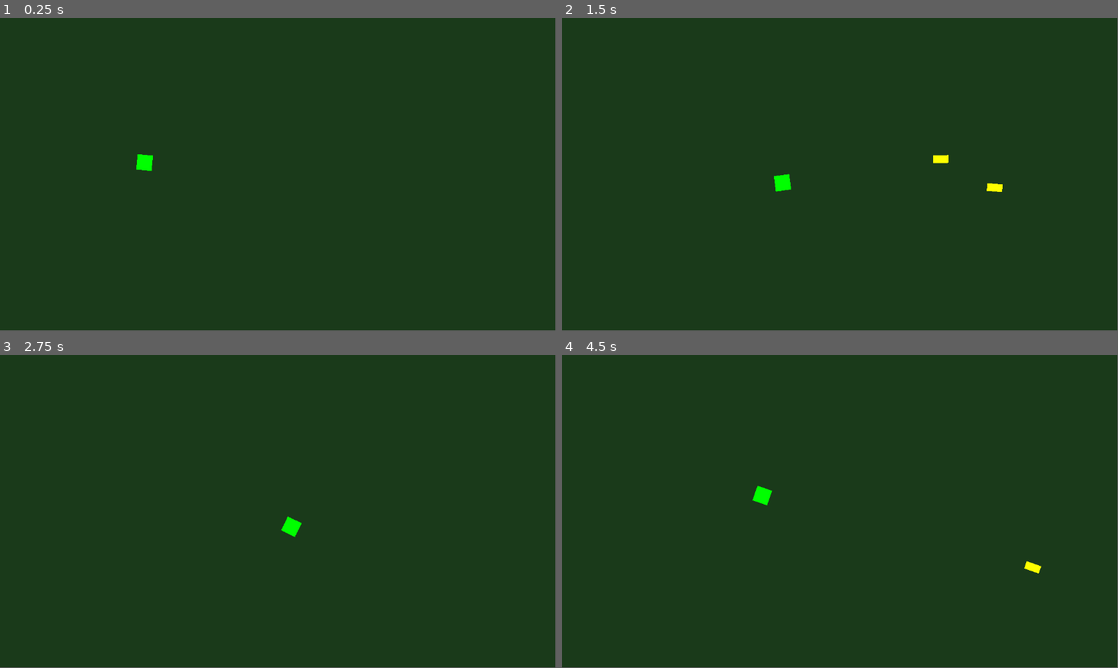
Above: before the commit, frames 1-4 (two rows, left to right).
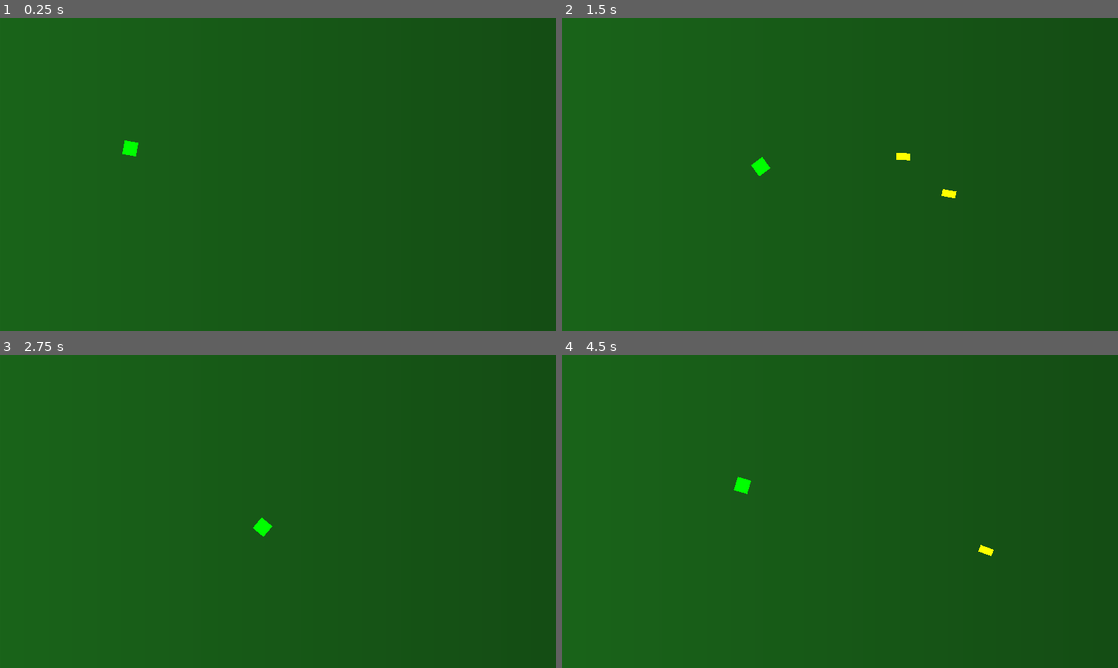
Above: after the commit, the same moments.

Repository: MKBSP/Zombie-game
Game: Godot game, scene res://scenes/world/world.tscn
Same seed, same stepped clock (60 frames per second), same inputs: the game is played once before the commit and once after it.
Inputs (mouse positions are in pixels of both pictures, inside the frame that each line leads up to):
- Up to frame 1 (0.25 s): no input
- Up to frame 2 (1.5 s): tap Enter (ui_accept) at 0.5, 0.77 s; move the mouse to (962, 158) at 0.52 s; hold D (move_right) 0.53-1.28 s; click (962, 158) at 0.67 s; move the mouse to (728, 190) at 1.27 s; hold S (move_down) from 1.28 s (still down)
- Up to frame 3 (2.75 s): tap Enter (ui_accept) at 1.52 s; move the mouse to (333, 442) at 2.02 s; release S (move_down) at 2.03 s; hold D (move_right) from 2.03 s (still down)
- Up to frame 4 (4.5 s): move the mouse to (812, 574) at 2.77 s; release D (move_right) at 2.78 s; hold W (move_up) 2.78-3.53 s; click (812, 574) at 2.92 s; tap Enter (ui_accept) at 3.02, 3.77 s; move the mouse to (1006, 558) at 3.52 s; hold A (move_left) from 3.53 s (still down); move the mouse to (673, 464) at 4.27 s
In our replay, the window is 799x449 before the commit and 800x450 after it. These sizes can differ from the game's own. Grey fills any space a smaller window leaves; there, only what the larger window draws over its background counts as a difference.

The runs differ from the first frame. In frame 1, 74% of the frame differs, in the area x 0-74%, y 0-100%; in frame 2, 74%; in frame 3, 74%; in frame 4, 74%, in the area x 0-87%, y 0-100%.

Commit message:
fixed some issues with the map

Diff:
--- a/project.godot
+++ b/project.godot
@@ -14,6 +14,14 @@
 run/main_scene="res://scenes/world/world.tscn"
 config/features=PackedStringArray("4.3", "GL Compatibility")
 config/icon="res://icon.svg"
+
+[display]
+
+window/size/viewport_width=1280
+window/size/viewport_height=720
+window/size/mode=2
+window/stretch/mode="canvas_items"
+window/stretch/aspect="expand"
 
 [input]
 
--- a/scenes/world/world.gd
+++ b/scenes/world/world.gd
@@ -9,30 +9,34 @@
 
 
 func _ready() -> void:
+	_create_grid()
 	_spawn_shooter()
 	_spawn_master_zombie()
 	_spawn_standard_zombies()
 
 
+func _create_grid() -> void:
+	var grid := GridDrawer.new()
+	grid.z_index = -1  # draw behind everything
+	add_child(grid)
+
+
 func _spawn_shooter() -> void:
 	shooter = shooter_scene.instantiate()
-	shooter.global_position = Vector2(300, 300)  # bottom-left area
+	shooter.global_position = Vector2(300, 300)
 	add_child(shooter)
-	# Connect the death signal
 	shooter.player_died.connect(_on_player_died)
 
 
 func _spawn_master_zombie() -> void:
 	master_zombie = master_zombie_scene.instantiate()
-	master_zombie.global_position = Vector2(2700, 2700)  # far corner
+	master_zombie.global_position = Vector2(2700, 2700)
 	add_child(master_zombie)
 	master_zombie.set_target(shooter)
-	# Connect win condition
 	master_zombie.master_zombie_died.connect(_on_master_zombie_died)
 
 
 func _spawn_standard_zombies() -> void:
-	# Spawn 5 zombies near the Master Zombie
 	var spawn_offsets := [
 		Vector2(-100, -100),
 		Vector2(100, -100),
@@ -49,12 +53,10 @@
 
 
 func _on_zombie_died(_zombie: Node2D) -> void:
-	# Standard zombie died — nothing special in Phase 1
 	pass
 
 
 func _on_master_zombie_died() -> void:
-	# Player wins
 	_show_game_over("YOU WIN!")
 
 
@@ -63,6 +65,17 @@
 
 
 func _show_game_over(message: String) -> void:
-	# We'll build a proper overlay in Part 7. For now, print to console.
 	print(message)
 	get_tree().paused = true
+
+
+# Inner class — draws grid lines on its own Node2D
+class GridDrawer extends Node2D:
+	func _draw() -> void:
+		var map_size := 3000
+		var spacing := 64
+		for x in range(0, map_size + 1, spacing):
+			draw_line(Vector2(x, 0), Vector2(x, map_size), Color(1, 1, 1, 0.08), 1.0)
+		for y in range(0, map_size + 1, spacing):
+			draw_line(Vector2(0, y), Vector2(map_size, y), Color(1, 1, 1, 0.08), 1.0)
+		draw_rect(Rect2(0, 0, map_size, map_size), Color(1, 1, 1, 0.3), false, 2.0)
--- a/scenes/world/world.tscn
+++ b/scenes/world/world.tscn
@@ -7,14 +7,24 @@
 polygons = Array[PackedInt32Array]([PackedInt32Array(0, 1, 2, 3)])
 outlines = Array[PackedVector2Array]([PackedVector2Array(0, 0, 3000, 0, 3000, 3144, 0, 3144)])
 
+[sub_resource type="Gradient" id="Gradient_08nde"]
+colors = PackedColorArray(0.101961, 0.392157, 0.101961, 1, 0.0509804, 0.180392, 0.0509804, 1)
+
+[sub_resource type="GradientTexture2D" id="GradientTexture2D_5ssbh"]
+gradient = SubResource("Gradient_08nde")
+width = 3000
+height = 3000
+metadata/_snap_enabled = true
+
 [node name="World" type="Node2D"]
 script = ExtResource("1_rvrav")
 
-[node name="ColorRect" type="ColorRect" parent="."]
-custom_minimum_size = Vector2(3000, 3000)
-offset_right = 3000.0
-offset_bottom = 3144.0
-color = Color(0.101961, 0.227451, 0.101961, 1)
+[node name="NavigationRegion2D" type="NavigationRegion2D" parent="."]
+position = Vector2(0, -144)
+navigation_polygon = SubResource("NavigationPolygon_abdnr")
 
-[node name="NavigationRegion2D" type="NavigationRegion2D" parent="."]
-navigation_polygon = SubResource("NavigationPolygon_abdnr")
+[node name="TextureRect" type="TextureRect" parent="."]
+offset_right = 40.0
+offset_bottom = 40.0
+texture = SubResource("GradientTexture2D_5ssbh")
+stretch_mode = 1
Not shown: 1 places in scenes/world/world.tscn that only renumber resources
